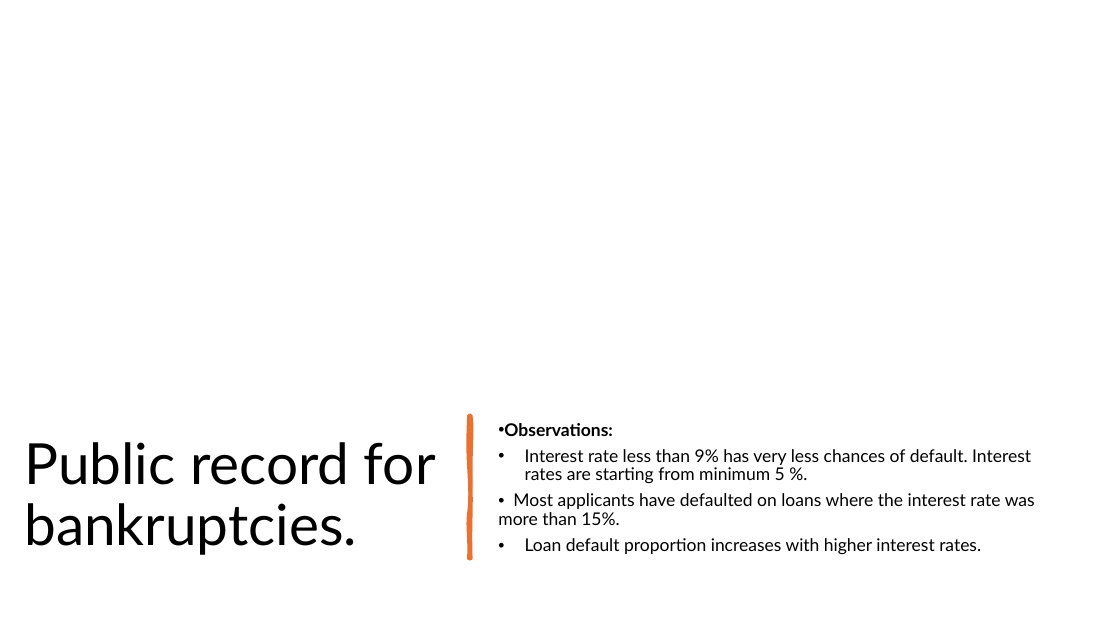
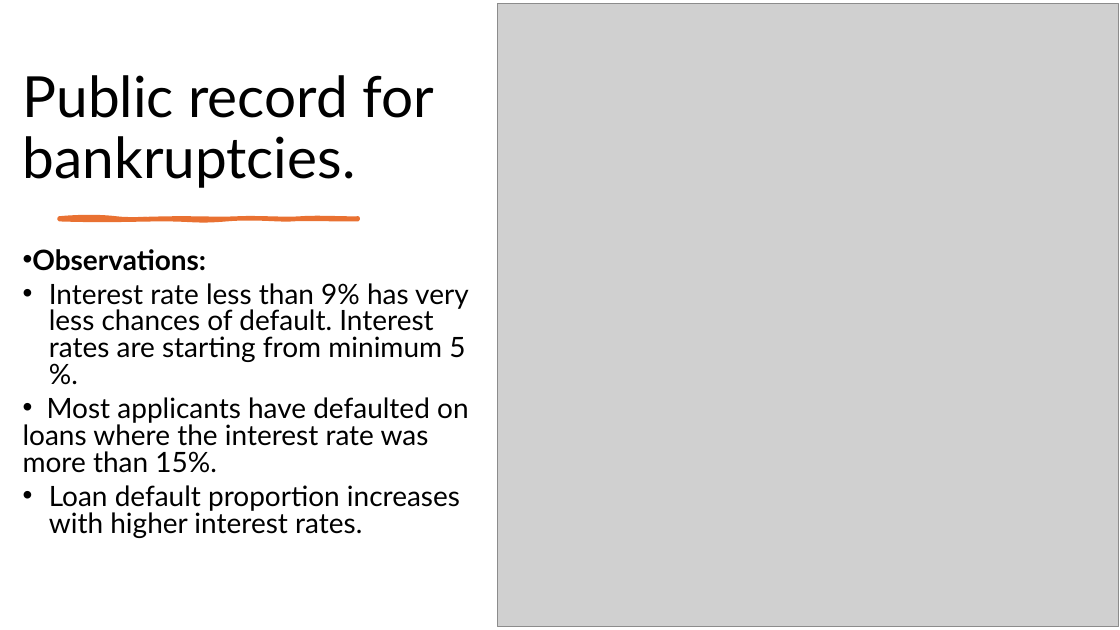
Before and after one commit to cyberpirate92/lending-club-case-study, a slide deck: slide 10 of Lending Club Case Study.pptx. Drawn at 1120x630 pixels with LibreOffice and Linux fonts; fonts in the diff are those of the drawing; grey boxes stand for pictures. Boxes give left, top, right and bottom in pixels: in the first picture for what was removed or moved away, otherwise in the second. Text is boxed around its words. In the diff, an @@ line names an element or a change of style, - is before the commit and + after.

```diff
--- a/Lending Club Case Study.pptx
+++ b/Lending Club Case Study.pptx
@@ picture added at <box>497,3,1119,627</box> @@
@@ title "Public record for bankruptcies.": place and size @@
-title "Public record for bankruptcies." at <box>24,442,436,555</box>
+title "Public record for bankruptcies." at <box>23,75,434,188</box>
@@ title "Public record for bankruptcies." at <box>23,75,434,188</box>: vertical alignment middle to bottom @@
@@ freeform shape added at <box>59,218,358,220</box>, fill #E97132, outline #E97132 3 pt @@
@@ text "Observations:": place and size @@
-text "Observations:" at <box>498,423,1035,554</box>
+text "Observations:" at <box>23,249,469,538</box>
@@ text "Observations:" at <box>23,249,469,538</box>: size 15 to 24 pt; line spacing 0.9 to 0.8; vertical alignment middle to top @@
@@ freeform shape removed at <box>469,416,471,559</box> @@
```
Also in this commit, not shown: 5 other slides changed, 1 other file.
